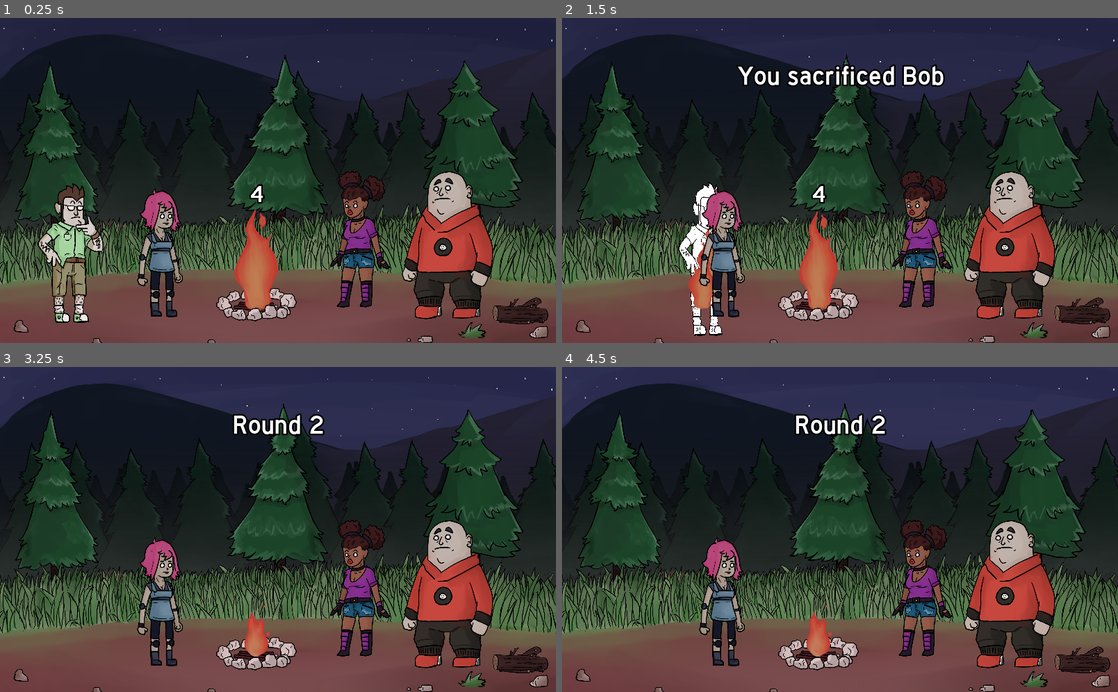
Above: before the commit, frames 1-4 (two rows, left to right).
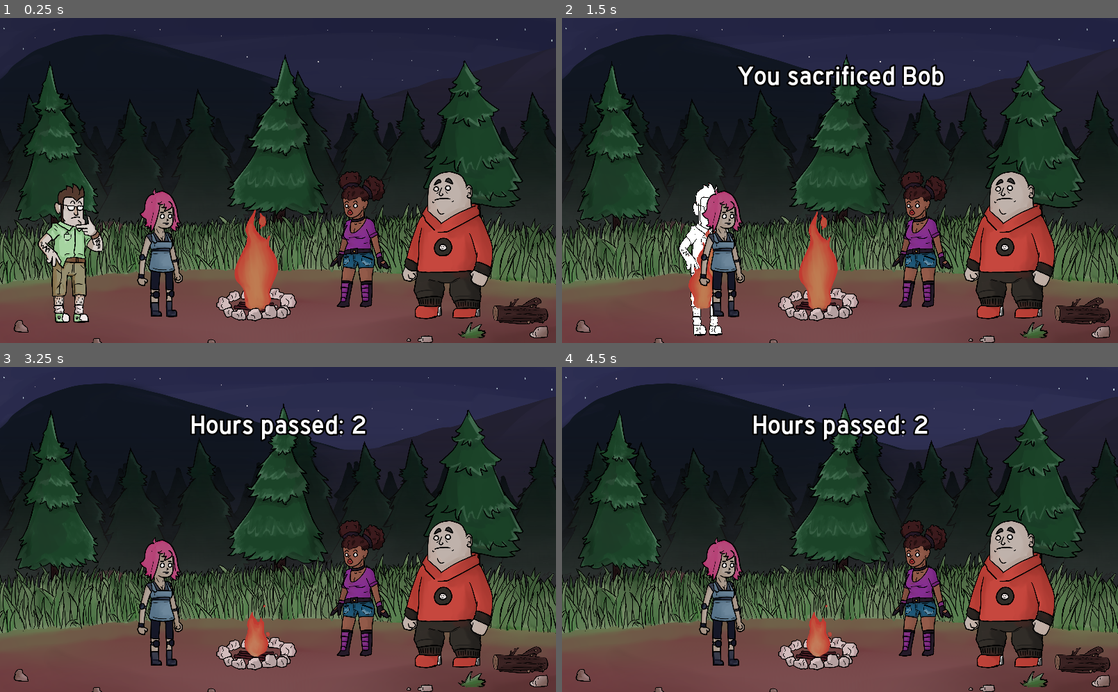
Above: after the commit, the same moments.

Repository: Hairic95/LD-46-project
Game: Godot game, scene res://Src/Scenes/GameScene.tscn
Same seed, same stepped clock (60 frames per second), same inputs: the game is played once before the commit and once after it. This scene is started directly instead of the project's main scene.
Inputs (mouse positions are in pixels of both pictures, inside the frame that each line leads up to):
- Up to frame 1 (0.25 s): no input
- Up to frame 2 (1.5 s): drag from (634, 255) to (817, 268) at 0.52 s; drag from (723, 242) to (817, 268) at 1.27 s
- Up to frame 3 (3.25 s): move the mouse to (355, 581) at 2.02 s; click (355, 581) at 2.17 s; drag from (444, 591) to (161, 591) at 2.77 s
- Up to frame 4 (4.5 s): drag from (1084, 662) to (723, 591) at 3.52 s; drag from (673, 480) to (723, 591) at 4.27 s

The runs differ from the first frame. In frame 1, 0.1% of the frame differs, in the area x 44-48%, y 51-58%; in frame 2, 0.1%; in frame 3, 1.3%; in frame 4, 1.3%, in the area x 34-66%, y 14-23%.

Commit message:
Text Changes
Made the fire not display it's HP as a number and made the time passing say hours passed instead of rounds.

Diff:
--- a/Src/Entities/Campfire.tscn
+++ b/Src/Entities/Campfire.tscn
@@ -6,17 +6,17 @@
 [ext_resource path="res://Src/Entities/Campfire.gd" type="Script" id=6]
 [ext_resource path="res://Fonts/HWYGOTH.TTF" type="DynamicFontData" id=7]
 
-[sub_resource type="RectangleShape2D" id=2]
+[sub_resource type="RectangleShape2D" id=1]
 extents = Vector2( 224, 331.294 )
 
-[sub_resource type="Animation" id=4]
+[sub_resource type="Animation" id=2]
 resource_name = "fire_hp"
 tracks/0/type = "value"
 tracks/0/path = NodePath("Label:modulate")
 tracks/0/interp = 1
 tracks/0/loop_wrap = true
 tracks/0/imported = false
-tracks/0/enabled = true
+tracks/0/enabled = false
 tracks/0/keys = {
 "times": PoolRealArray( 0, 0.2, 0.8, 1 ),
 "transitions": PoolRealArray( 1, 1, 1, 1 ),
@@ -28,7 +28,7 @@
 tracks/1/interp = 1
 tracks/1/loop_wrap = true
 tracks/1/imported = false
-tracks/1/enabled = true
+tracks/1/enabled = false
 tracks/1/keys = {
 "times": PoolRealArray( 0, 0.2, 0.8, 1 ),
 "transitions": PoolRealArray( 1, 1, 1, 1 ),
@@ -73,12 +73,12 @@
 
 [node name="CollisionShape2D" type="CollisionShape2D" parent="Area2D"]
 position = Vector2( 5.30005, -214.653 )
-shape = SubResource( 2 )
+shape = SubResource( 1 )
 
 [node name="AudioStreamPlayer" type="AudioStreamPlayer" parent="."]
 
 [node name="AnimationPlayer" type="AnimationPlayer" parent="."]
-anims/fire_hp = SubResource( 4 )
+anims/fire_hp = SubResource( 2 )
 
 [node name="Label" type="Label" parent="."]
 modulate = Color( 1, 1, 1, 0 )
--- a/Src/Scenes/GameScene.gd
+++ b/Src/Scenes/GameScene.gd
@@ -82,7 +82,7 @@
 
 	if !GLOBALS.game_over:
 		round_counter += 1
-		GLOBALS.NOTIFICATIONS.notify("Round " + str(round_counter))
+		GLOBALS.NOTIFICATIONS.notify("Hours passed: " + str(round_counter))
 		GLOBALS.can_control = false
 		round_start_timeout = 3.0
 
